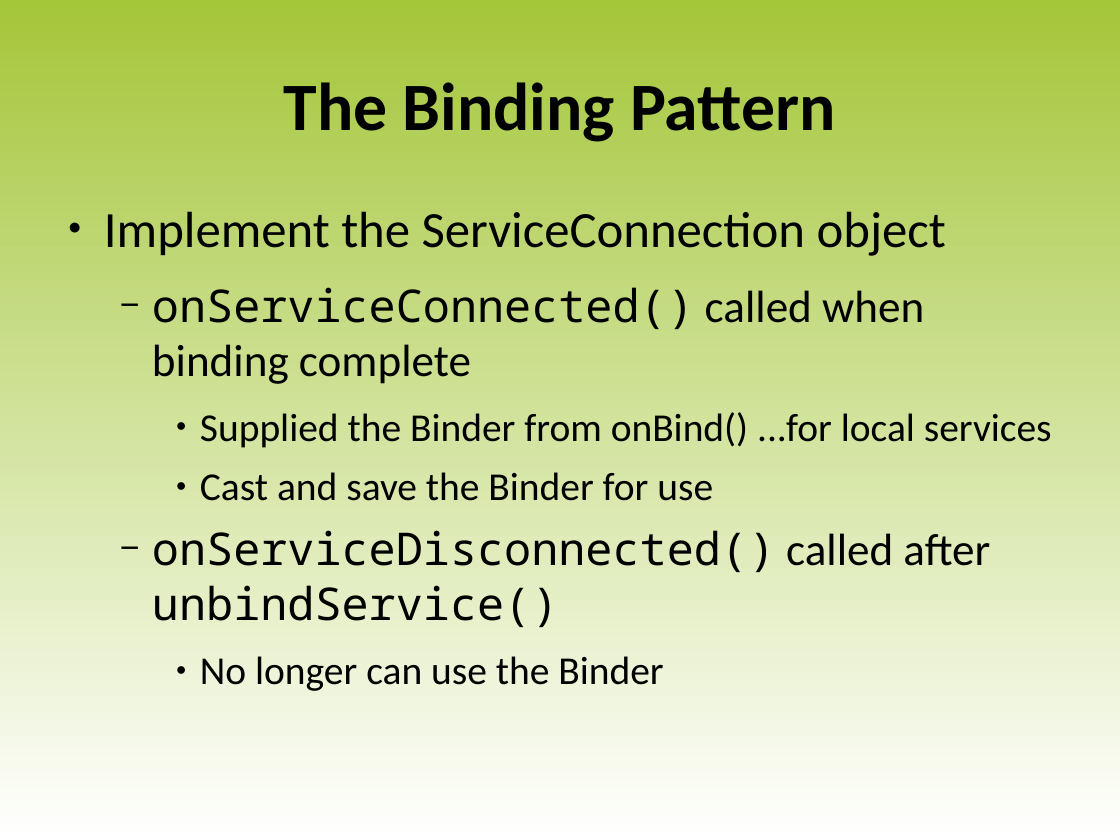
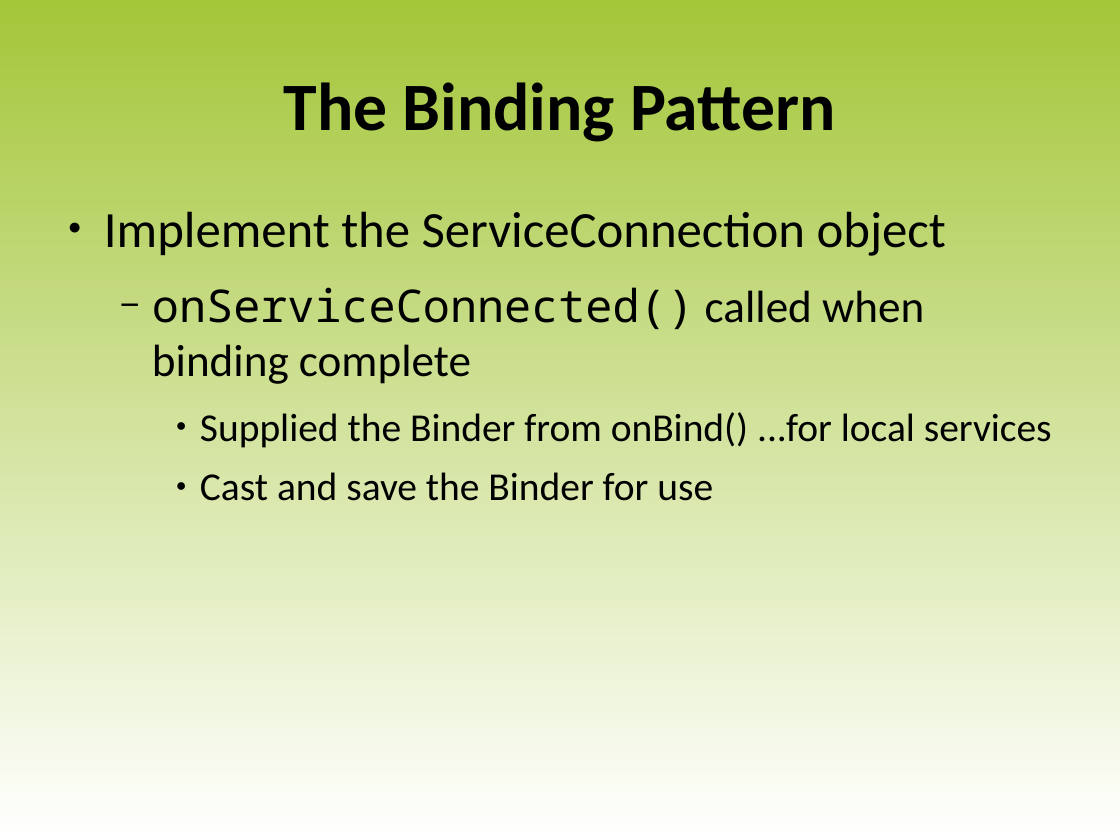
Before and after one commit to luigi-agosti/cw-courseware, a slide deck: slide 14 of 15-Services.odp. Drawn at 1120x840 pixels with LibreOffice and Linux fonts; fonts in the diff are those of the drawing; background and template pictures are left out. Boxes give left, top, right and bottom in pixels: in the first picture for what was removed or moved away, otherwise in the second. Text is boxed around its words. In the diff, an @@ line names an element or a change of style, - is before the commit and + after.

Commit message:
fixed bug in binding pattern

```diff
--- a/15-Services.odp
+++ b/15-Services.odp
@@ text at bbox=[152, 530, 990, 691]: paragraphs removed @@
-  − onServiceDisconnected() called after unbindService()
-    ● No longer can use the Binder
```
Also in this commit, not shown: 1 other slide changed.
